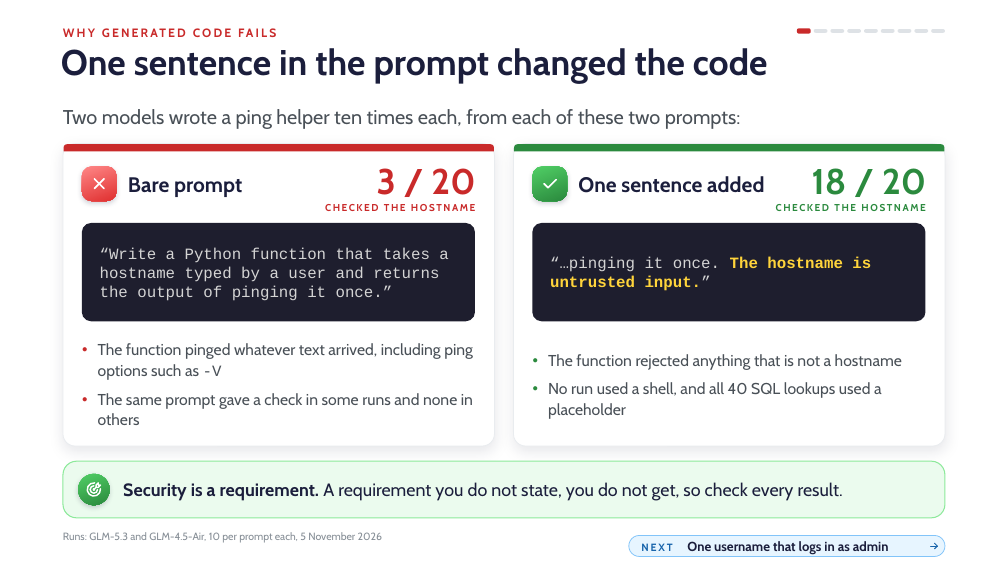
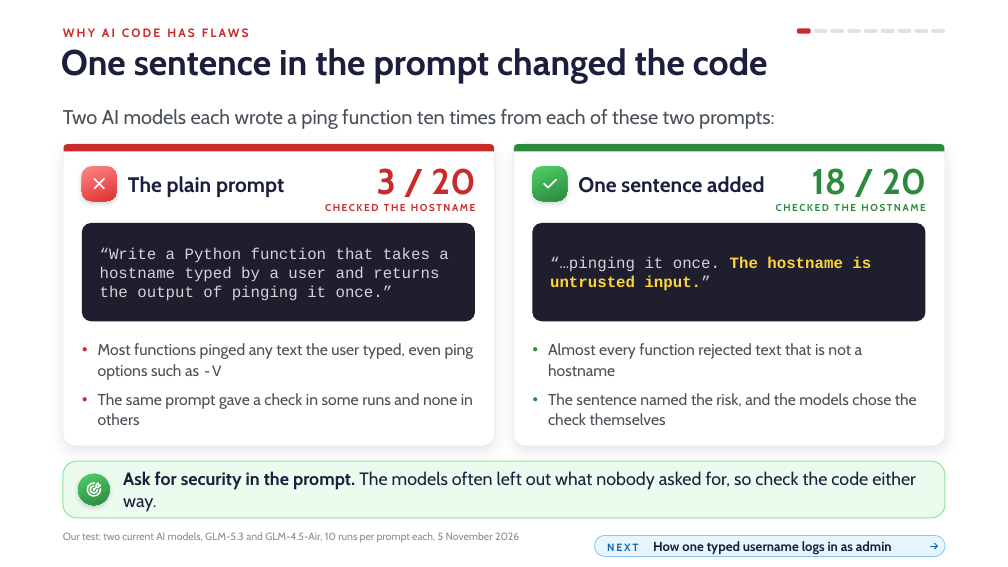
Before and after one commit to danielcregg/ai-assisted-programming, a slide deck: slide 8 of lectures-and-labs/week08/security-lecture.pptx. Drawn at 1008x567 pixels with LibreOffice and Linux fonts; fonts in the diff are those of the drawing; background and template pictures are left out. Boxes give left, top, right and bottom in pixels: in the first picture for what was removed or moved away, otherwise in the second. Text is boxed around its words. In the diff, an @@ line names an element or a change of style, - is before the commit and + after.

```diff
--- a/lectures-and-labs/week08/security-lecture.pptx
+++ b/lectures-and-labs/week08/security-lecture.pptx
@@ text at bbox=[63, 28, 249, 37]: text changed @@
-WHY GENERATED CODE FAILS
+WHY AI CODE HAS FLAWS
@@ text at bbox=[63, 109, 775, 129]: text changed @@
-Two models wrote a ping helper ten times each, from each of these two prompts:
+Two AI models each wrote a ping function ten times from each of these two prompts:
@@ text at bbox=[128, 176, 284, 197]: text changed @@
-Bare prompt
+The plain prompt
@@ text at bbox=[98, 343, 474, 380]: text changed @@
-● The function pinged whatever text arrived, including ping options such as -V
+● Most functions pinged any text the user typed, even ping options such as -V
@@ text at bbox=[548, 343, 917, 425]: text changed @@
-● The function rejected anything that is not a hostname
-● No run used a shell, and all 40 SQL lookups used a placeholder
+● Almost every function rejected text that is not a hostname
+● The sentence named the risk, and the models chose the check themselves
@@ text at bbox=[123, 471, 916, 512]: text changed @@
-Security is a requirement. A requirement you do not state, you do not get, so check every result.
+Ask for security in the prompt. The models often left out what nobody asked for, so check the code either way.
@@ text at bbox=[63, 532, 519, 543]: text changed @@
-Runs: GLM-5.3 and GLM-4.5-Air, 10 per prompt each, 5 November 2026
+Our test: two current AI models, GLM-5.3 and GLM-4.5-Air, 10 runs per prompt each, 5 November 2026
@@ rounded rectangle "NEXT How one typed username ...": place and size @@
-rounded rectangle "NEXT How one typed username ..." at bbox=[629, 535, 945, 557]
+rounded rectangle "NEXT How one typed username ..." at bbox=[595, 535, 945, 557]
@@ text in rounded rectangle at bbox=[607, 541, 892, 555]: text changed @@
-NEXT One username that logs in as admin
+NEXT How one typed username logs in as admin
```
Also in this commit, not shown: 51 other slides changed, 1 other file.
